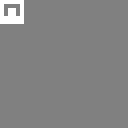
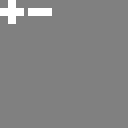
Layers edited between the first and the second (128, 128) image:
painted on "Layer 1" over [0, 0, 52, 24]
